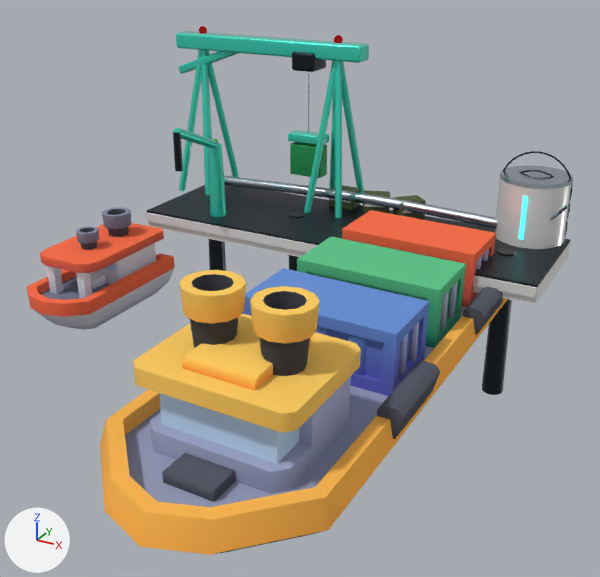
Renders of the glTF model public/models/buildings/dock-T1.glb from each side of a commit.
The view is the same before and after, from a camera (50 mm lens) standing at (4.63, -10.59, 4.76) and looking at (0.47, -3.02, 0.98). The lights are fixed; the arrows at lower left show +X, +Y and +Z. The first picture is the older version. Where no turn or scale is listed for an object, it has been applied to the vertices.
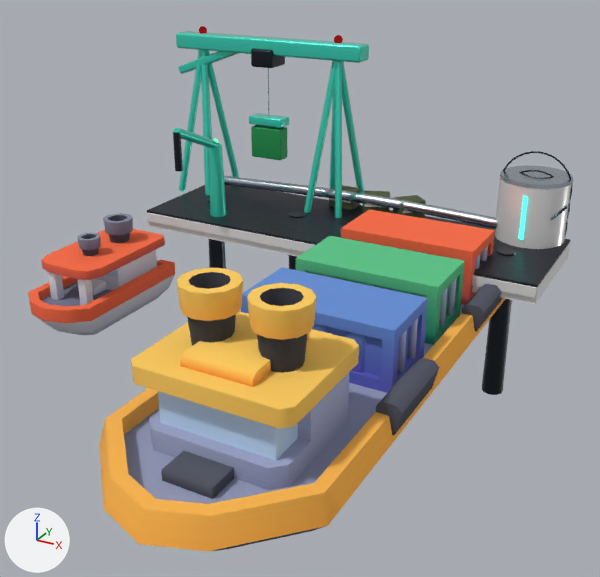
ob_node_18 is not drawn itself; it is the parent of ob_ship_cargo_a.
ob_node_25 is not drawn itself; it is the parent of ob_boat_tug_a.

Edits to the bpy script that builds the scene:
```text
Change ob_node_18:
    ob_node_18.parent: ob_node_17 -> ob_anim_bob
Change ob_node_25:
    ob_node_25.parent: ob_node_24 -> ob_anim_bob_001
Change ob_mesh_27:
    ob_mesh_27.location: (-0.94, -0.2, 3.03) -> (-1.6, -0.2, 3.03)
Change ob_mesh_28:
    ob_mesh_28.location: (-0.94, -0.2, 2.4) -> (-1.6, -0.2, 2.58)
Change ob_mesh_29:
    ob_mesh_29.location: (-0.94, -0.2, 1.95) -> (-1.6, -0.2, 2.13)
Change ob_mesh_30:
    ob_mesh_30.location: (-0.94, -0.2, 1.63) -> (-1.6, -0.2, 1.81)
Add ob_anim_bob_001:
    ob_anim_bob_001 = bpy.data.objects.new('anim:bob.001', None)
    ob_anim_bob_001.parent = ob_node_3
    ob_anim_bob_001.location = (-2.6, -3.0, -0.0309)
Add ob_anim_bob:
    ob_anim_bob = bpy.data.objects.new('anim:bob', None)
    ob_anim_bob.parent = ob_node_3
    ob_anim_bob.location = (1.2, -3.6, 0.0373)
```

Location of each change, [x1, y1, x2, y2] in pixels of the pictures (600 x 577 px):
'ship-cargo-a_1', moved: before [100, 270, 508, 555]; after [99, 268, 505, 551]
'boat-tug-a_1', moved: before [27, 207, 175, 329]; after [28, 213, 175, 335]
'cargo-a', moved: before [242, 268, 429, 396]; after [241, 267, 428, 393]
'cargo-b', moved: before [297, 237, 466, 348]; after [296, 236, 465, 345]
'cargo-c', moved: before [342, 210, 496, 307]; after [341, 209, 495, 305]
'Mesh_30', moved: before [290, 142, 327, 178]; after [251, 125, 287, 160]
'Mesh_27', moved: before [292, 52, 326, 72]; after [251, 48, 285, 68]
'Mesh_29', moved: before [288, 130, 329, 145]; after [249, 113, 289, 128]
'Mesh_28', moved: before [308, 73, 309, 133]; after [268, 68, 269, 112]
